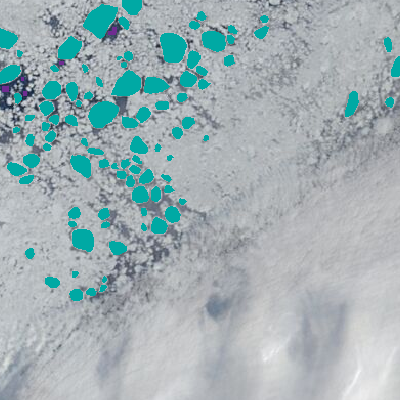
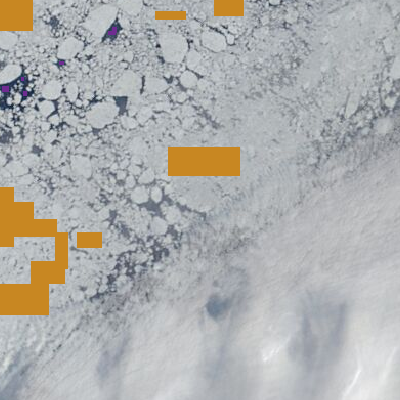
Comparing the layer stacks of the two 400px x 400px images. Changes:
added layer "ice samples" (2nd of 2) above "water samples" over [0, 0, 244, 315]
hid "ice floes" (2nd of 2) over [0, 0, 400, 301]
